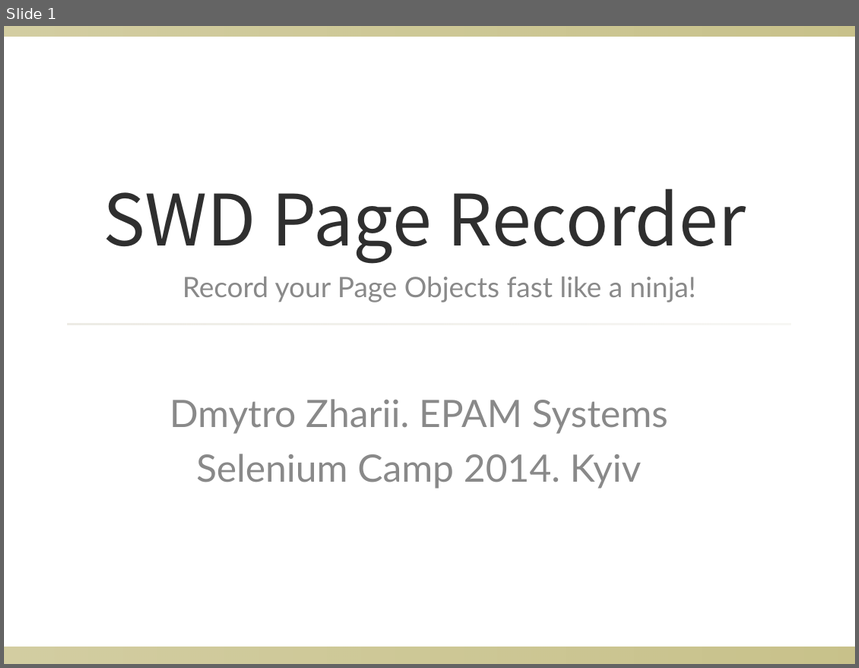
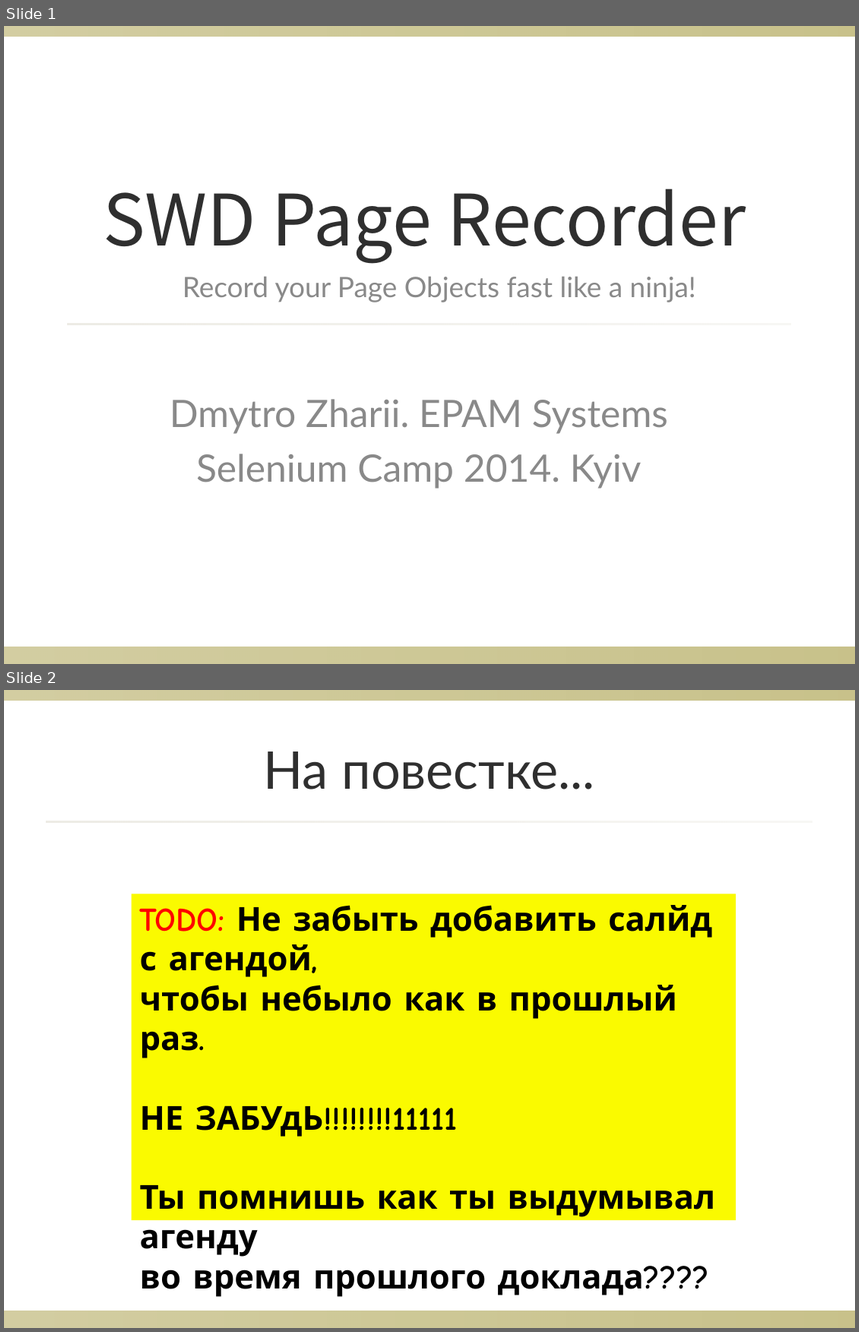
Before and after one commit to dzharii/p-secamp-2014, a slide deck: presentation/swd-page-recorder.ppt. Shown one above the other, each under a label of ours: slide 1 before the commit, slides 1 and 2 after it. The pictures are 859x668 and 859x1332 pixels, drawn with LibreOffice and Linux fonts; fonts in the diff are those of the drawing; background and template pictures are left out. Boxes give left, top, right and bottom in pixels: in the first picture for what was removed or moved away, otherwise in the second. Text is boxed around its words. In the diff, an @@ line names an element or a change of style, - is before the commit and + after.

```diff
--- a/presentation/swd-page-recorder.ppt
+++ b/presentation/swd-page-recorder.ppt
@@ slide 2 added at box(4, 690, 855, 1328), background picture (left out); not listed: 2 template elements that a slide beside it also shows @@
@@ title added at box(264, 752, 595, 790), 44 pt, text #2F2F2F @@
+На повестке...
@@ rectangle added at box(47, 821, 813, 823), fill gradient #DCD9CC @@
@@ rectangle added at box(132, 894, 736, 1221), fill #FAFA00, 28 pt, text #000000, bold @@
+TODO: Не забыть добавить салйд с агендой,
+чтобы небыло как в прошлый раз.
+НЕ ЗАБУдЬ!!!!!!!!11111
+Ты помнишь как ты выдумывал агенду
+во время прошлого доклада????
```
Also in this commit, not shown: 5 other slides added, 3 other files.
